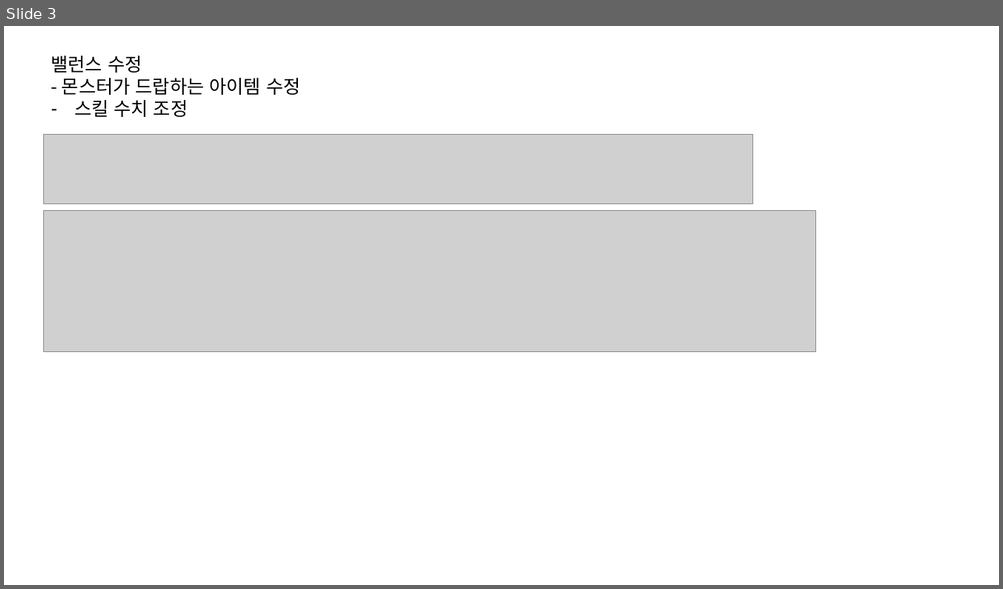
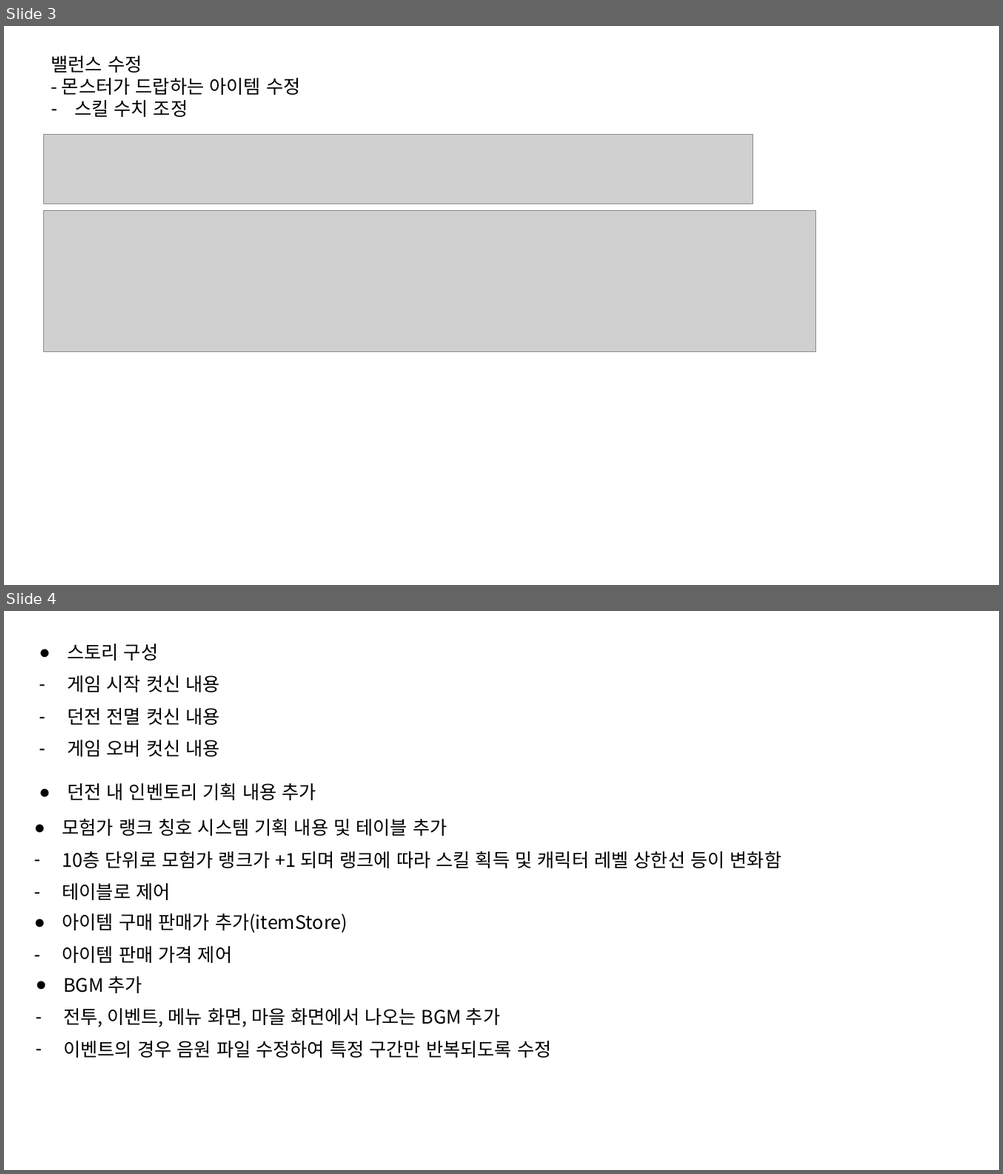
Before and after one commit to graduprojct/basefile, a slide deck: 문서/작업물.pptx. Shown one above the other, each under a label of ours: slide 3 before the commit, slides 3 and 4 after it. The pictures are 1003x589 and 1003x1174 pixels, drawn with LibreOffice and Linux fonts; fonts in the diff are those of the drawing; grey boxes stand for pictures. Boxes give left, top, right and bottom in pixels: in the first picture for what was removed or moved away, otherwise in the second. Text is boxed around its words. In the diff, an @@ line names an element or a change of style, - is before the commit and + after.

Commit message:
작업 내용 추가

```diff
--- a/문서/작업물.pptx
+++ b/문서/작업물.pptx
@@ slide 4 added at <box>4,611,999,1170</box>, background #FFFFFF @@
@@ text added at <box>67,644,220,757</box>, 18 pt, text #000000 @@
+● 스토리 구성
+– 게임 시작 컷신 내용
+– 던전 전멸 컷신 내용
+– 게임 오버 컷신 내용
@@ text added at <box>67,783,316,800</box>, 18 pt, text #000000 @@
+● 던전 내 인벤토리 기획 내용 추가
@@ text added at <box>62,819,782,900</box>, 18 pt, text #000000 @@
+● 모험가 랭크 칭호 시스템 기획 내용 및 테이블 추가
+– 10층 단위로 모험가 랭크가 +1 되며 랭크에 따라 스킬 획득 및 캐릭터 레벨 상한선 등이 변화함
+– 테이블로 제어
@@ text added at <box>62,914,347,963</box>, 18 pt, text #000000 @@
+● 아이템 구매 판매가 추가(itemStore)
+– 아이템 판매 가격 제어
@@ text added at <box>63,977,551,1058</box>, 18 pt, text #000000 @@
+● BGM 추가
+– 전투, 이벤트, 메뉴 화면, 마을 화면에서 나오는 BGM 추가
+– 이벤트의 경우 음원 파일 수정하여 특정 구간만 반복되도록 수정
```
Also in this commit, not shown: 2 other slides added, 1 slide removed, 1 other file.
